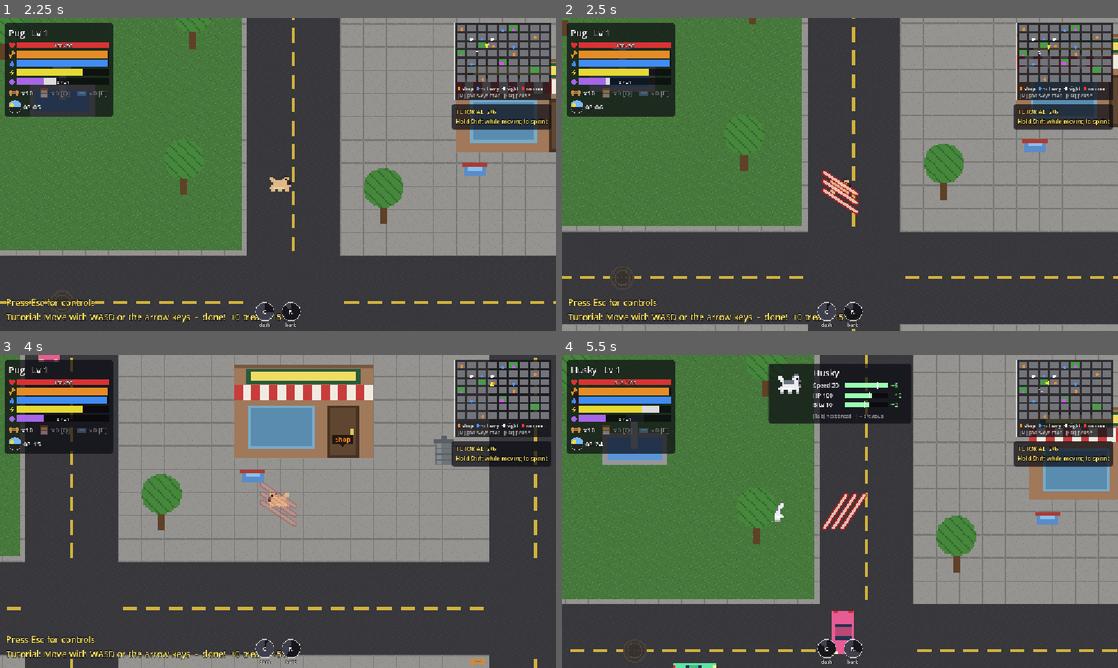
Above: before the commit, frames 1-4 (two rows, left to right).
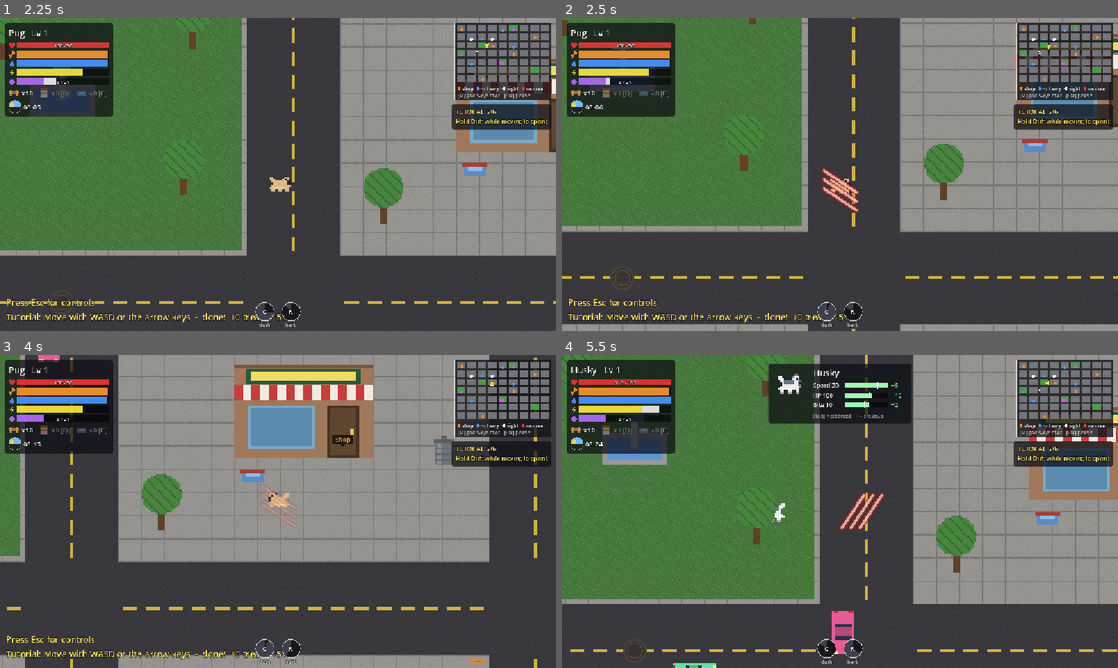
Above: after the commit, the same moments.

Repository: Damon1o/new-dog-city
Game: Godot game, scene res://scenes/Home.tscn
The game is run twice, just before and just after one commit, with the same random seed, the same clock (stepped at 60 frames per second) and the same inputs.
Inputs (mouse positions are in pixels of both pictures, inside the frame that each line leads up to):
- Up to frame 1 (2.25 s): click "New Story" at 0.5 s; tap Enter at 1.25 s; move the mouse to (400, 158) at 1.27 s; hold D 1.28-2.03 s; tap C at 1.35 s; click (400, 158) at 1.42 s; tap Space at 1.52 s; tap R at 1.55, 2.1 s; move the mouse to (166, 190) at 2.02 s; hold S from 2.03 s (still down)
- Up to frame 2 (2.5 s): keep holding S; tap Space at 2.27 s; tap C at 2.3 s
- Up to frame 3 (4 s): move the mouse to (333, 442) at 2.77 s; release S at 2.78 s; hold D 2.78-3.53 s; tap C at 2.85, 3.8 s; tap R at 3.05, 3.6 s; move the mouse to (250, 574) at 3.52 s; hold W from 3.53 s (still down); click (250, 574) at 3.67 s; tap Space at 3.77 s
- Up to frame 4 (5.5 s): move the mouse to (1006, 558) at 4.27 s; release W at 4.28 s; hold A from 4.28 s (still down); tap Tab at 4.35 s; tap Space at 4.52, 5.27 s; tap R at 4.55 s; move the mouse to (673, 464) at 5.02 s; tap Q at 5.1 s; tap C at 5.3 s

Frame 1 is identical in both runs. In frame 2, 0.4% of the frame differs, in the area x 46-54%, y 48-63%; in frame 3, 0.3%; in frame 4, 0.6%, in the area x 38-87%, y 11-56%.

Commit message:
Wave 2 polish: crits, red damage numbers, bark/pounce stun bosses, minimap indoors
- Bites roll a crit (5% + 1% per 10 stat_atk, x1.75, yellow number), bosses too
- Damage to Byte shows a red number (spec 06)
- Bark and pounce reach bosses: never flee, stunned within 4 levels / on landing
- Minimap marks the entry door for every interior, not just the shop
- smoke: pounce accepts a crit, checks boss bark stun; fix door-loop flake
  (a door quest leveled the dog up and the stat picker paused the tree)

Co-Authored-By: Claude Opus 5.5 <noreply@anthropic.com>

Diff:
--- a/scripts/boss.gd
+++ b/scripts/boss.gd
@@ -25,6 +25,7 @@
 var special_n := 0     # cycles through cfg.specials
 var bite_cd := 0.0
 var knock := Vector2.ZERO
+var stun_t := 0.0
 var charge_dir := Vector2.ZERO
 var shots: Array[Dictionary] = []  # {s, vel, t, homing}
 var game: Node2D
@@ -52,6 +53,9 @@
 	queue_redraw()  # slam ring
 	position += knock * delta
 	knock = knock.lerp(Vector2.ZERO, minf(delta * 8.0, 1.0))
+	if stun_t > 0.0:  # bark / pounce: frozen in place, timers paused
+		stun_t -= delta
+		return
 	var to_player := player.position - position
 	var d := to_player.length()
 	var speed: float = cfg.speed
@@ -188,7 +192,16 @@
 		sh.s.queue_free()
 	shots.clear()
 
-func hurt(dmg: float, from: Vector2) -> void:
+## Bosses never flee a bark; within 4 levels they get the 0.5 s stun.
+func scare(dog_level: int) -> void:
+	if dog_level - level >= -4:
+		stun(0.5)
+
+func stun(time: float) -> void:
+	if state != State.DEAD:
+		stun_t = maxf(stun_t, time)
+
+func hurt(dmg: float, from: Vector2, crit := false) -> void:
 	if state == State.DEAD:
 		return
 	if state in [State.IDLE, State.RETURN]:
@@ -198,7 +211,7 @@
 	if state != State.WINDUP:  # windup owns the flash
 		sprite.modulate = Color(1, 0.4, 0.4)
 		create_tween().tween_property(sprite, "modulate", Color(cfg.tint), 0.2)
-	game.float_text(position, str(int(dmg)), Color.WHITE)
+	game.float_text(position, str(int(dmg)), Color.WHITE, crit)
 	if hp <= 0.0:
 		state = State.DEAD
 		t = RESPAWN
--- a/scripts/game.gd
+++ b/scripts/game.gd
@@ -437,13 +437,16 @@
 func on_bite(center: Vector2, radius: float, dmg: float) -> void:
 	sfx("bark")
 	scratch(center, player.facing)
+	var crit: bool = player.roll_crit()
+	if crit:
+		dmg *= 1.75  # spec 05
 	hedgehog.hurt(center, radius, dmg)
 	for r in get_tree().get_nodes_in_group("raccoon"):
 		if r.position.distance_to(center) < radius + 10.0:
-			r.hurt(dmg, player.position)
+			r.hurt(dmg, player.position, crit)
 	for b in get_tree().get_nodes_in_group("boss"):
 		if b.position.distance_to(center) < radius + 34.0:  # bosses are big
-			b.hurt(dmg, player.position)
+			b.hurt(dmg, player.position, crit)
 	for p in get_tree().get_nodes_in_group("prey"):
 		if p.position.distance_to(center) < radius:
 			on_prey_caught(p)
--- a/scripts/player.gd
+++ b/scripts/player.gd
@@ -181,14 +181,14 @@
 	dash_t = DASH_TIME
 	return true
 
-## R key. Raccoons 5+ levels below flee, within 4 levels get stunned, higher ones ignore it.
+## R key. Foes 5+ levels below flee, within 4 levels get stunned, higher ones ignore it.
 func bark() -> bool:
 	if frozen or bark_cd > 0.0 or stamina < BARK_COST:
 		return false
 	stamina -= BARK_COST
 	bark_cd = BARK_CD
 	Sound.sfx("bark_scare")
-	for r in get_tree().get_nodes_in_group("raccoon"):
+	for r in foes():
 		if r.position.distance_to(position) < BARK_RADIUS:
 			r.scare(level)
 	return true
@@ -205,15 +205,23 @@
 func land() -> void:
 	var center := position + facing * 26.0
 	get_parent().on_bite(center, 46.0, attack_damage() * 2.0)
-	for r in get_tree().get_nodes_in_group("raccoon"):
-		if r.position.distance_to(center) < 56.0:  # same reach as on_bite
+	for r in foes():
+		if r.position.distance_to(center) < (80.0 if r.is_in_group("boss") else 56.0):  # same reach as on_bite
 			r.stun(0.8)
+
+func foes() -> Array:
+	return get_tree().get_nodes_in_group("raccoon") + get_tree().get_nodes_in_group("boss")
+
+## Spec 05: 5% crit, +1% per 10 stat_atk.
+func roll_crit() -> bool:
+	return randf() < 0.05 + stat_atk * 0.001
 
 func take_damage(amount: float) -> void:
 	if dead or dash_t > 0.0:
 		return
 	hp -= amount
 	if amount >= 1.0:
+		get_parent().float_text(position, str(int(amount)), Color(1, 0.3, 0.3))  # red: damage to Byte (spec 06)
 		sprite.modulate = Color(1, 0.4, 0.4)
 		create_tween().tween_property(sprite, "modulate", Color.WHITE, 0.25)
 		hit.emit()
--- a/scripts/ui/hud.gd
+++ b/scripts/ui/hud.gd
@@ -541,12 +541,10 @@
 			g.mini.draw_arc(sp, 6.0, 0, TAU, 16, Color.WHITE, 1.5)
 			g.mini.draw_string(font, sp + Vector2(8, 4), str(i + 1), HORIZONTAL_ALIGNMENT_LEFT, -1, 11)
 	var dog: Vector2 = g.player.position  # indoors: show the door / station the dog went in through
-	if g.inside == "shop":
+	if g.inside == "subway":
+		dog = g.stations[g.station_i].pos
+	elif g.inside != "":  # any interior: Interior.enter() set return_pos to its door
 		dog = g.return_pos
-	elif g.inside == "subway":
-		dog = g.stations[g.station_i].pos
-	elif g.inside == "boss":
-		dog = g.burrow
 	var c := dog * s
 	var a: float = g.player.facing.angle()
 	g.mini.draw_colored_polygon(PackedVector2Array([c + Vector2(6, 0).rotated(a),
--- a/tests/smoke.gd
+++ b/tests/smoke.gd
@@ -139,7 +139,13 @@
 		racs[i].position = player.position + Vector2(60, 0).rotated(i * 2.0)
 		racs[i].state = racs[i].State.CHASE
 		racs[i].level = [1, 20, 12][i]
+	var boss: Node2D = get_nodes_in_group("boss")[0]
+	var boss_at: Vector2 = boss.position
+	boss.position = player.position + Vector2(0, 100)
 	assert(player.bark(), "bark fires")
+	assert(boss.stun_t > 0.0, "boss within 4 levels is stunned by bark")
+	boss.position = boss_at
+	boss.stun_t = 0.0
 	assert(not player.bark(), "bark on cooldown")
 	assert(racs[0].state == racs[0].State.FLEE, "raccoon 9 levels below flees")
 	assert(racs[1].state == racs[1].State.CHASE, "raccoon 10 levels above ignores the bark")
@@ -154,7 +160,12 @@
 	target.hp = 1000.0
 	assert(player.pounce(), "pounce fires at level 30")
 	await frames(25)
-	assert(is_equal_approx(1000.0 - target.hp, player.attack_damage() * 2.0), "pounce lands 2x bite, got %f" % (1000.0 - target.hp))
+	var dealt: float = 1000.0 - target.hp
+	assert(is_equal_approx(dealt, player.attack_damage() * 2.0) or is_equal_approx(dealt, player.attack_damage() * 3.5),
+		"pounce lands 2x bite (x1.75 on crit), got %f" % dealt)
+	player.stat_atk = 950  # 5% + 95% = always crit
+	assert(player.roll_crit(), "crit chance grows with stat_atk")
+	player.stat_atk = 0
 	assert(target.state == target.State.STUN, "pounce stuns")
 	# ability bar (M1-7): exists, cooldown sweep follows <name>_cd, pounce hidden below level 30
 	await frames(1)
@@ -230,9 +241,11 @@
 		game.interact()
 		assert(game.inside == ROOMS[d.template].kind and get_nodes_in_group("interior").size() == 1, "one interior")
 		assert(game.Save.street_pos(game) == d.pos, "saving indoors keeps the street door")
+		player.points = 0  # a door quest can level the dog up; the stat picker would pause the game
+		game.show_stats()
 		player.position = game.interior.spots.exit
 		await frames(1)
-		assert(game.act == "exit")
+		assert(game.act == "exit", "exit prompt in %s, got '%s'" % [d.template, game.act])
 		game.interact()
 		assert(game.inside == "" and player.position == d.pos, "back at door %s" % d.id)
 		assert(get_nodes_in_group("interior").is_empty() and not game.hedgehog.active)
